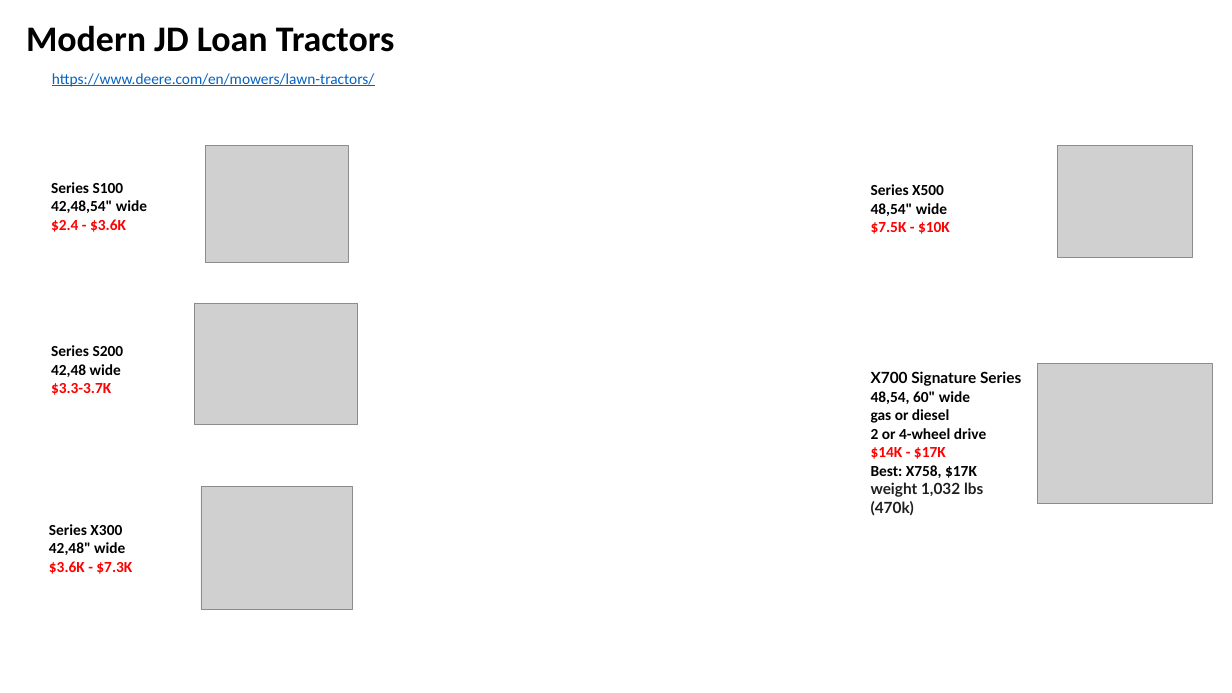
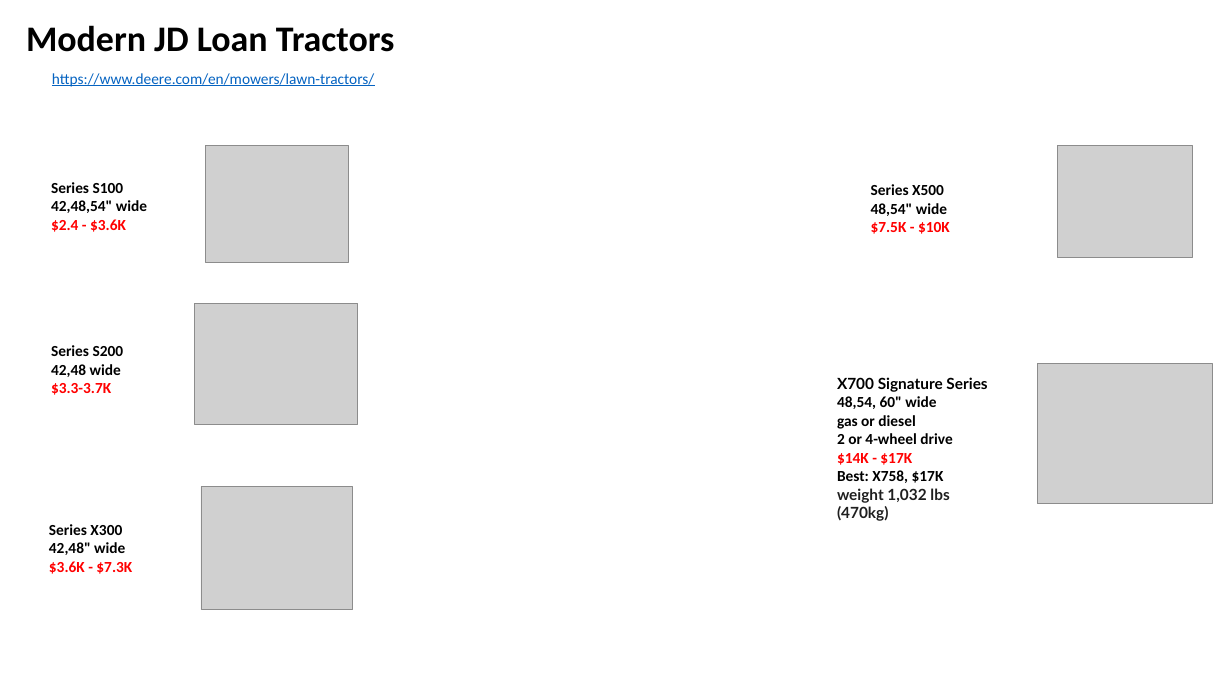
Before and after one commit to lselector/misc_farm, a slide deck: slide 7 of tractor_jd_425.pptx. Drawn at 1232x693 pixels with LibreOffice and Linux fonts; fonts in the diff are those of the drawing; grey boxes stand for pictures. Boxes give left, top, right and bottom in pixels: in the first picture for what was removed or moved away, otherwise in the second. Text is boxed around its words. In the diff, an @@ line names an element or a change of style, - is before the commit and + after.

```diff
--- a/tractor_jd_425.pptx
+++ b/tractor_jd_425.pptx
@@ text "X700 Signature Series": place and size @@
-text "X700 Signature Series" at box(871, 371, 1021, 516)
+text "X700 Signature Series" at box(837, 377, 987, 521)
@@ text at box(837, 488, 949, 521): text changed @@
-weight 1,032 lbs (470k)
+weight 1,032 lbs (470kg)
```
Also in this commit, not shown: 3 other files.
